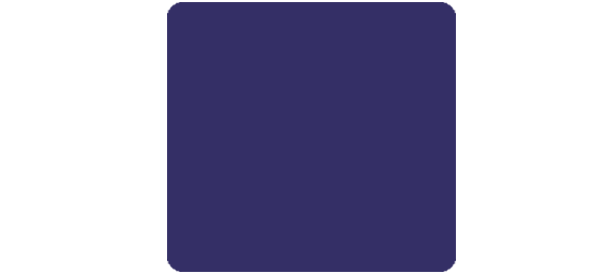
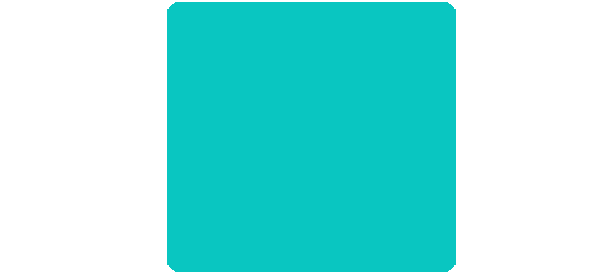
Layer changes from the first 592×272 image to the second:
painted on "Layer 3" over (x1=167, y1=2, x2=456, y2=272)
